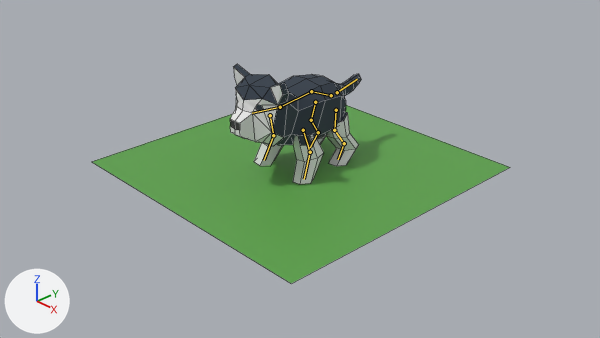
An edit to the Blender file blender/husky.blend, drawn before and after from the same camera.
Camera for both pictures: the file's camera 'Camera'. Every picture has the same lights, and +X, +Y and +Z are marked at lower left. The bones that bend it are drawn over the model as lines. Mesh edges are drawn as thin lines.

The first picture shows 'Plane', 'body', 'front-leg', 'rear-leg'.
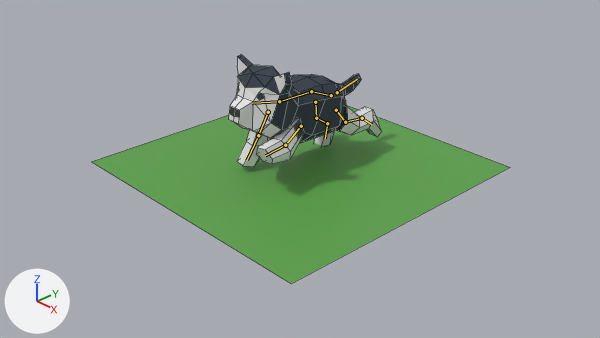
The newer file adds an action. The first version stands in its rest pose; the second is drawn at frame 10 of the action 'run'.

Where the change shows, as pixel boxes (x1, y1, x2, y2) in the pictures (600 x 338 px):
```json
{"object": "body", "change": "posed", "before": [230, 64, 361, 146], "after": [229, 55, 361, 143], "on screen": "7% taller"}
{"object": "front-leg", "change": "posed", "before": [254, 134, 324, 184], "after": [237, 119, 304, 167]}
{"object": "rear-leg", "change": "posed", "before": [317, 112, 359, 166], "after": [314, 106, 382, 145]}
{"bone": "spine", "before": "(311, 91) to (280, 107)", "after": "(311, 91) to (279, 101)"}
{"bone": "front-upper.L", "before": "(303, 130) to (310, 152)", "after": "(301, 126) to (285, 145)"}
{"bone": "front-lower.L", "before": "(310, 152) to (304, 179)", "after": "(285, 145) to (265, 155)"}
{"bone": "front-upper.R", "before": "(270, 115) to (273, 135)", "after": "(268, 112) to (258, 135)"}
{"bone": "front-lower.R", "before": "(273, 135) to (264, 160)", "after": "(258, 135) to (247, 160)"}
{"bone": "rear-upper.L", "before": "(336, 110) to (334, 130)", "after": "(336, 110) to (345, 122)"}
{"bone": "rear-middle.L", "before": "(334, 130) to (344, 143)", "after": "(345, 122) to (362, 118)"}
{"bone": "rear.lower-L", "before": "(344, 143) to (338, 159)", "after": "(362, 118) to (371, 124)"}
{"bone": "rear-upper.R", "before": "(315, 102) to (311, 120)", "after": "(315, 102) to (316, 118)"}
{"bone": "rear.lower-R", "before": "(318, 132) to (310, 147)", "after": "(327, 123) to (325, 138)"}
```

Edits to the scene script, one JSON object a line:
```json
{"block": "bone_spine", "where": "bone_spine = bpy.data.objects['Armature'].pose.bones['spine']  # child of 'root'"}
{"op": "set", "path": "bone_spine.rotation_quaternion", "old": "(1.0, 0.0, 0.0, 0.0)", "new": "(0.998, -0.065, 0.0, 0.0)", "note": "degrees (0, 0, 0) -> degrees (-7, 0, 0)"}
{"block": "bone_front_upper_l", "where": "bone_front_upper_l = bpy.data.objects['Armature'].pose.bones['front-upper.L']  # child of 'spine'"}
{"op": "set", "path": "bone_front_upper_l.rotation_quaternion", "old": "(1.0, 0.0, 0.0, 0.0)", "new": "(0.812, -0.58, -0.064, 0.0)", "note": "degrees (0, 0, 0) -> degrees (-71, -6, 4)"}
{"block": "bone_front_lower_l", "where": "bone_front_lower_l = bpy.data.objects['Armature'].pose.bones['front-lower.L']  # child of 'front-upper.L'"}
{"op": "set", "path": "bone_front_lower_l.rotation_quaternion", "old": "(1.0, 0.0, 0.0, 0.0)", "new": "(0.991, 0.135, 0.014, 0.0)", "note": "degrees (0, 0, 0) -> degrees (16, 2, 0)"}
{"block": "bone_front_upper_r", "where": "bone_front_upper_r = bpy.data.objects['Armature'].pose.bones['front-upper.R']  # child of 'spine'"}
{"op": "set", "path": "bone_front_upper_r.rotation_quaternion", "old": "(1.0, 0.0, 0.0, 0.0)", "new": "(0.962, -0.273, 0.03, 0.0)", "note": "degrees (0, 0, 0) -> degrees (-32, 3, -1)"}
{"block": "bone_front_lower_r", "where": "bone_front_lower_r = bpy.data.objects['Armature'].pose.bones['front-lower.R']  # child of 'front-upper.R'"}
{"op": "set", "path": "bone_front_lower_r.rotation_quaternion", "old": "(1.0, 0.0, 0.0, 0.0)", "new": "(0.955, 0.296, -0.031, 0.0)", "note": "degrees (0, 0, 0) -> degrees (34, -3, -1)"}
{"block": "bone_rear_upper_l", "where": "bone_rear_upper_l = bpy.data.objects['Armature'].pose.bones['rear-upper.L']  # child of 'root'"}
{"op": "set", "path": "bone_rear_upper_l.rotation_quaternion", "old": "(1.0, 0.0, 0.0, 0.0)", "new": "(0.913, 0.405, 0.041, 0.0)", "note": "degrees (0, 0, 0) -> degrees (48, 4, 2)"}
{"block": "bone_rear_middle_l", "where": "bone_rear_middle_l = bpy.data.objects['Armature'].pose.bones['rear-middle.L']  # child of 'rear-upper.L'"}
{"op": "set", "path": "bone_rear_middle_l.rotation_quaternion", "old": "(1.0, 0.0, 0.0, 0.0)", "new": "(0.999, 0.045, 0.004, 0.0)", "note": "degrees (0, 0, 0) -> degrees (5, 0, 0)"}
{"block": "bone_rear_lower_l", "where": "bone_rear_lower_l = bpy.data.objects['Armature'].pose.bones['rear.lower-L']  # child of 'rear-middle.L'"}
{"op": "set", "path": "bone_rear_lower_l.rotation_quaternion", "old": "(1.0, 0.0, 0.0, 0.0)", "new": "(0.958, 0.287, 0.024, 0.0)", "note": "degrees (0, 0, 0) -> degrees (33, 3, 1)"}
{"block": "bone_rear_upper_r", "where": "bone_rear_upper_r = bpy.data.objects['Armature'].pose.bones['rear-upper.R']  # child of 'root'"}
{"op": "set", "path": "bone_rear_upper_r.rotation_quaternion", "old": "(1.0, 0.0, 0.0, 0.0)", "new": "(0.98, 0.197, -0.02, 0.0)", "note": "degrees (0, 0, 0) -> degrees (23, -2, 0)"}
{"block": "bone_rear_lower_r", "where": "bone_rear_lower_r = bpy.data.objects['Armature'].pose.bones['rear.lower-R']  # child of 'rear-middle.R'"}
{"op": "set", "path": "bone_rear_lower_r.rotation_quaternion", "old": "(1.0, 0.0, 0.0, 0.0)", "new": "(0.999, 0.047, -0.004, 0.0)", "note": "degrees (0, 0, 0) -> degrees (5, 0, 0)"}
```
